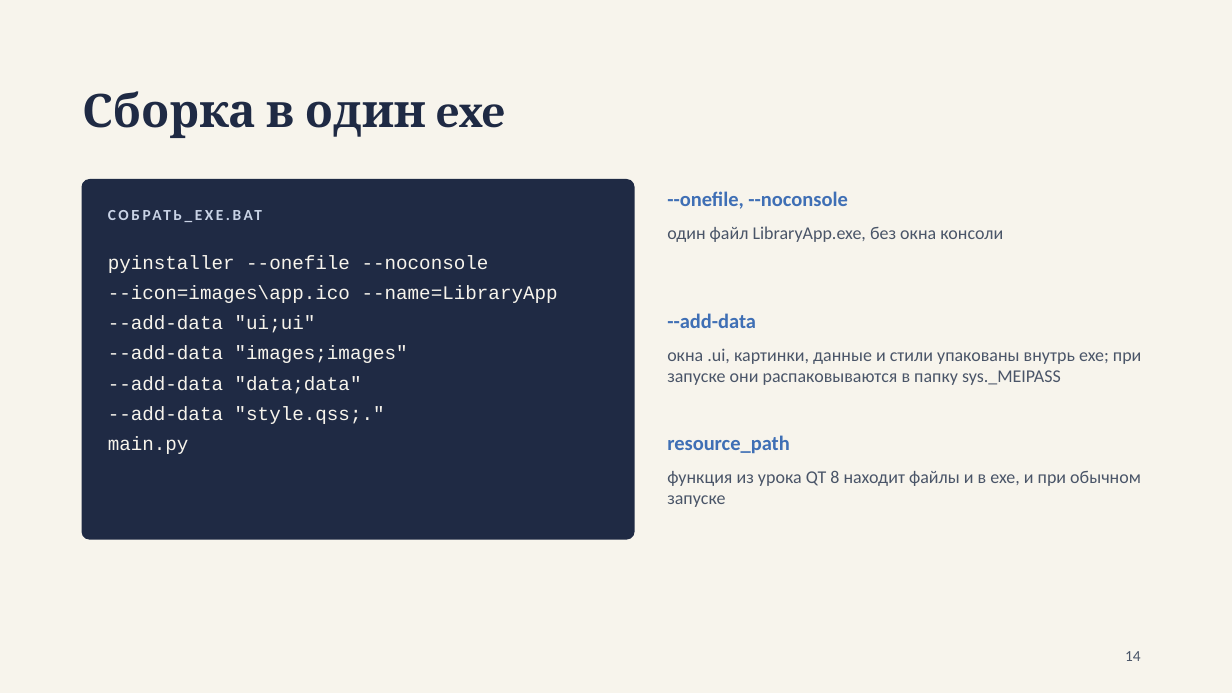
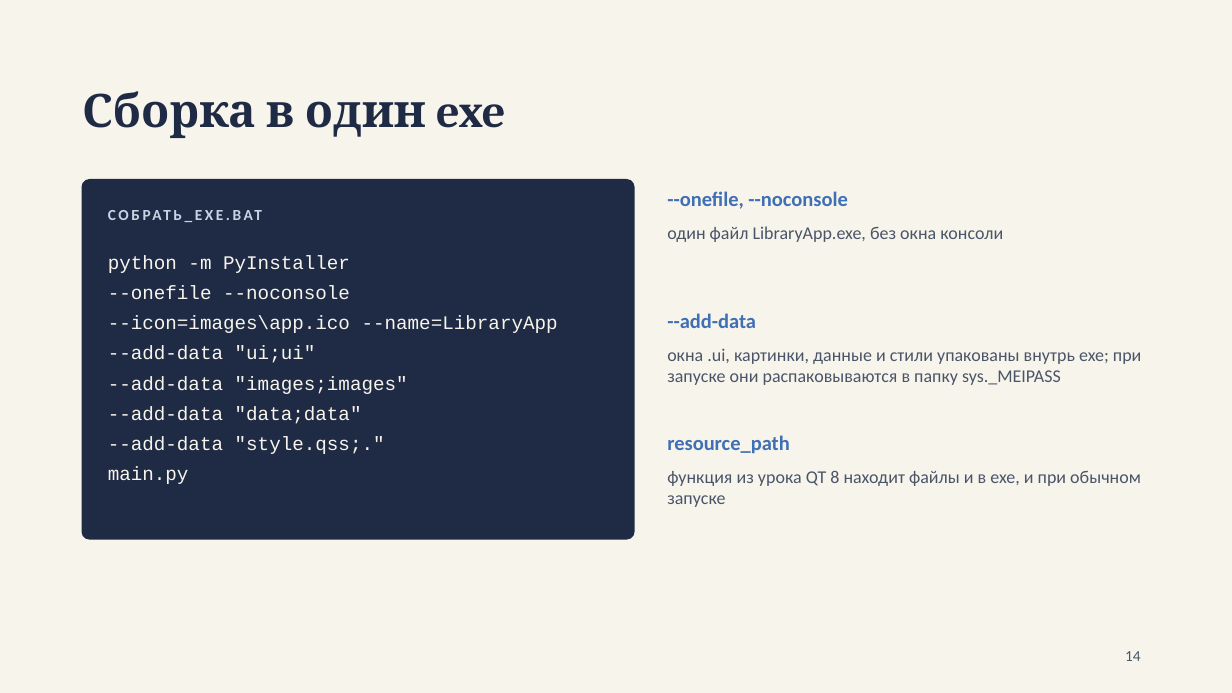
Before and after one commit to monogamie/project, a slide deck: slide 14 of Документы/Презентация.pptx. Drawn at 1232x693 pixels with LibreOffice and Linux fonts; fonts in the diff are those of the drawing. Boxes give left, top, right and bottom in pixels: in the first picture for what was removed or moved away, otherwise in the second. Text is boxed around its words. In the diff, an @@ line names an element or a change of style, - is before the commit and + after.

```diff
--- a/Документы/Презентация.pptx
+++ b/Документы/Презентация.pptx
@@ text at [108,256,350,299]: text changed @@
-pyinstaller --onefile --noconsole
+python -m PyInstaller
+--onefile --noconsole
```
Also in this commit, not shown: 3 other files.
